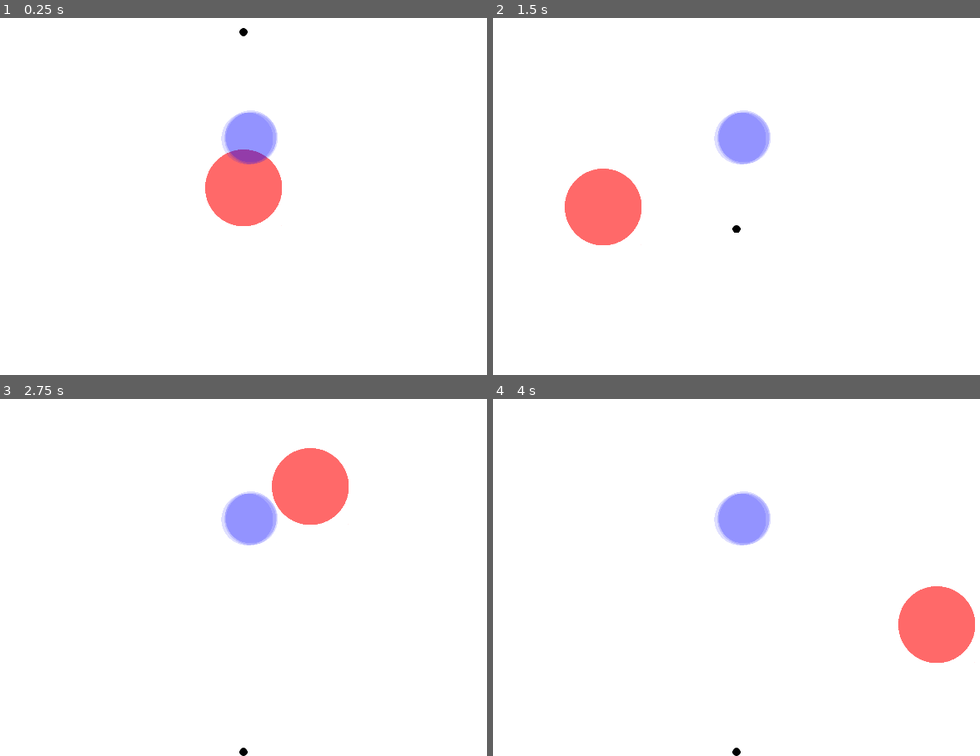
Above: before the commit, frames 1-4 (two rows, left to right).
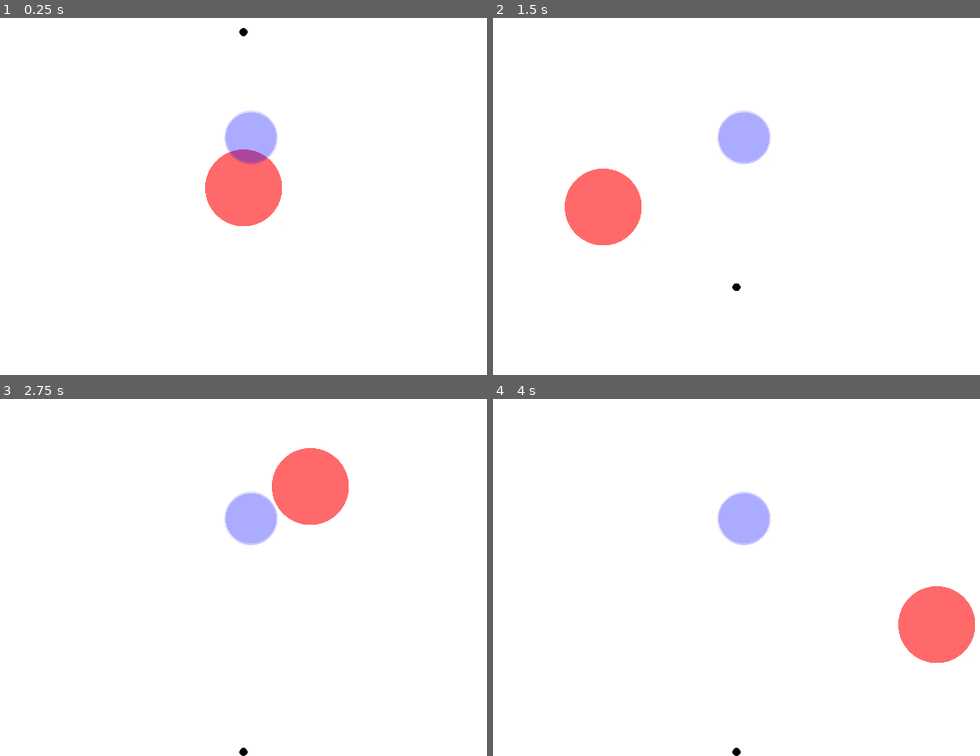
Above: after the commit, the same moments.

Repository: adsuttman/GBGJ1
Game: Godot game, scene res://game.tscn
Same seed, same stepped clock (60 frames per second), same inputs: the game is played once before the commit and once after it.
Inputs (mouse positions are in pixels of both pictures, inside the frame that each line leads up to):
- Up to frame 1 (0.25 s): no input
- Up to frame 2 (1.5 s): tap Enter at 0.5 s; move the mouse to (882, 167) at 0.52 s; click (882, 167) at 0.67 s; tap Space at 1.25 s; move the mouse to (605, 207) at 1.27 s; click (605, 207) at 1.42 s
- Up to frame 3 (2.75 s): tap Enter at 2 s; move the mouse to (311, 484) at 2.02 s; click (311, 484) at 2.17 s
- Up to frame 4 (4 s): tap Space at 2.75 s; move the mouse to (702, 645) at 2.77 s; click (702, 645) at 2.92 s; tap Enter at 3.5 s; move the mouse to (936, 623) at 3.52 s; click (936, 623) at 3.67 s

The runs differ from the first frame. In frame 1, 0.1% of the frame differs, in the area x 45-52%, y 26-42%; in frame 2, 0.2%, in the area x 45-52%, y 26-77%; in frame 3, 0.1%; in frame 4, 0.1%.

Commit message:
effect areas apply constant downward force to balls within them

Diff:
--- a/ball.tscn
+++ b/ball.tscn
@@ -9,7 +9,7 @@
 [sub_resource type="CircleShape2D" id="CircleShape2D_a86c7"]
 radius = 8.0
 
-[node name="Ball" type="RigidBody2D"]
+[node name="Ball" type="RigidBody2D" groups=["ball"]]
 physics_material_override = SubResource("PhysicsMaterial_pqibt")
 gravity_scale = 0.75
 lock_rotation = true
--- /dev/null
+++ b/effect_area.gd
@@ -0,0 +1,17 @@
+extends Area2D
+
+@export var gravity_increase: Vector2
+
+
+
+
+
+func _on_body_entered(body: Node2D) -> void:
+	if body.is_in_group("ball"):
+		body.add_constant_central_force(gravity_increase)
+
+
+
+func _on_body_exited(body: Node2D) -> void:
+	if body.is_in_group("ball"):
+		body.add_constant_central_force(-gravity_increase)
--- a/effect_area.tscn
+++ b/effect_area.tscn
@@ -1,6 +1,7 @@
-[gd_scene load_steps=3 format=3 uid="uid://c82xx3vfs1iw7"]
+[gd_scene load_steps=4 format=3 uid="uid://c82xx3vfs1iw7"]
 
 [ext_resource type="Texture2D" uid="uid://b747o1a05o1yl" path="res://circle.png" id="1_fp2ry"]
+[ext_resource type="Script" path="res://effect_area.gd" id="1_rmd3s"]
 
 [sub_resource type="CircleShape2D" id="CircleShape2D_sqgr0"]
 radius = 50.0
@@ -12,6 +13,8 @@
 gravity_point_unit_distance = 50.0
 gravity = 50.0
 linear_damp = 10.0
+script = ExtResource("1_rmd3s")
+gravity_increase = Vector2(0, 400)
 
 [node name="Sprite2D" type="Sprite2D" parent="."]
 scale = Vector2(0.387, 0.387)
@@ -19,3 +22,6 @@
 
 [node name="CollisionShape2D" type="CollisionShape2D" parent="."]
 shape = SubResource("CircleShape2D_sqgr0")
+
+[connection signal="body_entered" from="." to="." method="_on_body_entered"]
+[connection signal="body_exited" from="." to="." method="_on_body_exited"]
--- a/game.tscn
+++ b/game.tscn
@@ -75,20 +75,5 @@
 [node name="EffectArea2" parent="." instance=ExtResource("4_j4jms")]
 position = Vector2(654, 261)
 
-[node name="EffectArea" parent="." instance=ExtResource("4_j4jms")]
-position = Vector2(647, 265)
-
-[node name="EffectArea" parent="EffectArea" instance=ExtResource("4_j4jms")]
-position = Vector2(3.20563, -4.75784)
-
-[node name="EffectArea" parent="EffectArea/EffectArea" instance=ExtResource("4_j4jms")]
-position = Vector2(-2.24493, -5.6123)
-
-[node name="EffectArea" parent="EffectArea/EffectArea/EffectArea" instance=ExtResource("4_j4jms")]
-position = Vector2(2.24493, 10.1022)
-
-[node name="EffectArea" parent="EffectArea/EffectArea/EffectArea/EffectArea" instance=ExtResource("4_j4jms")]
-position = Vector2(-17.9594, -1.12247)
-
 [node name="EffectArea4" parent="." instance=ExtResource("4_j4jms")]
 position = Vector2(653, 265)
